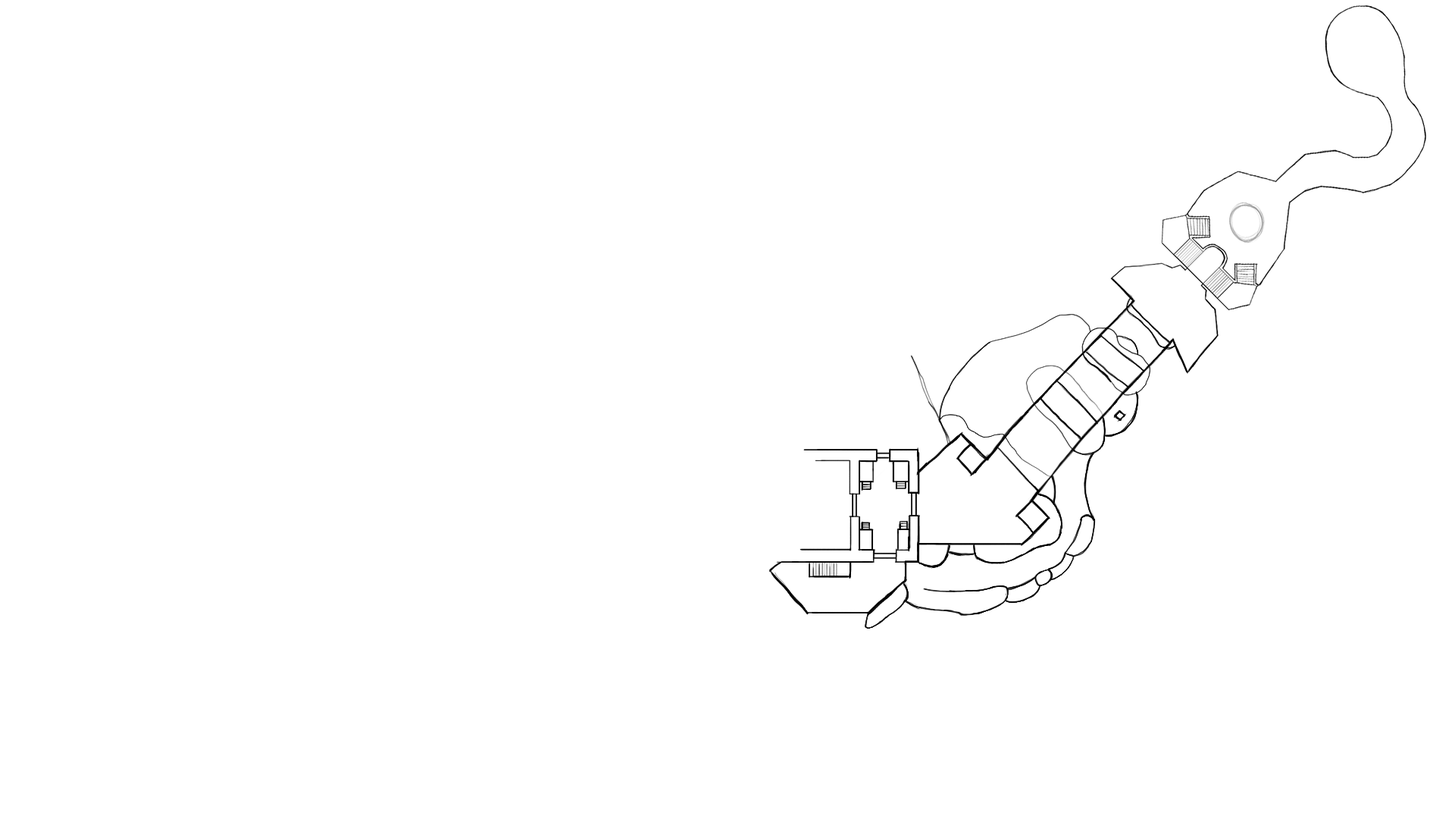
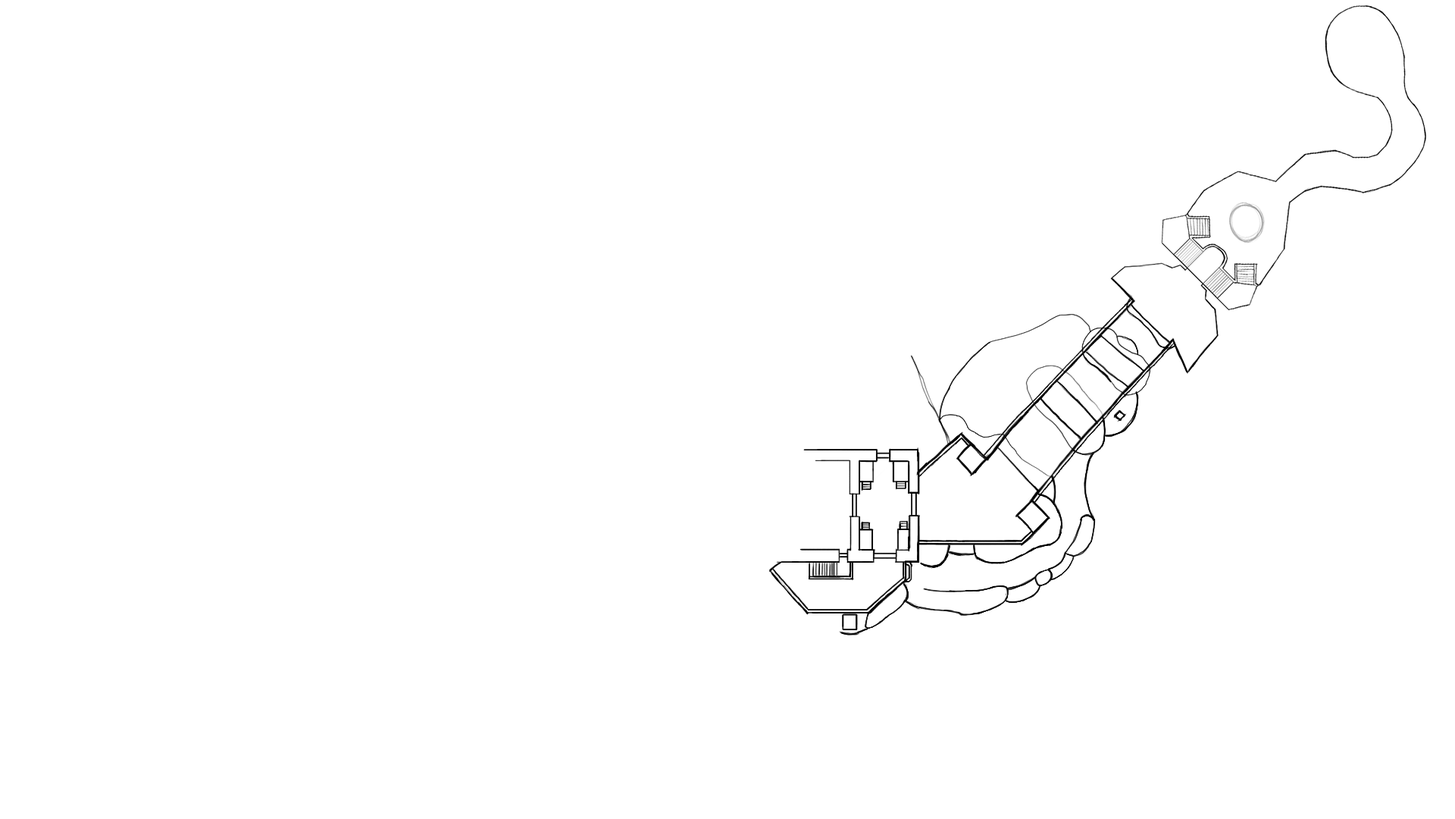
Layered file, before and after one edit (1455px x 819px). Changes by layer:
painted on "1F" over [771, 298, 1175, 631]
painted on "0F" over [839, 561, 913, 636]
